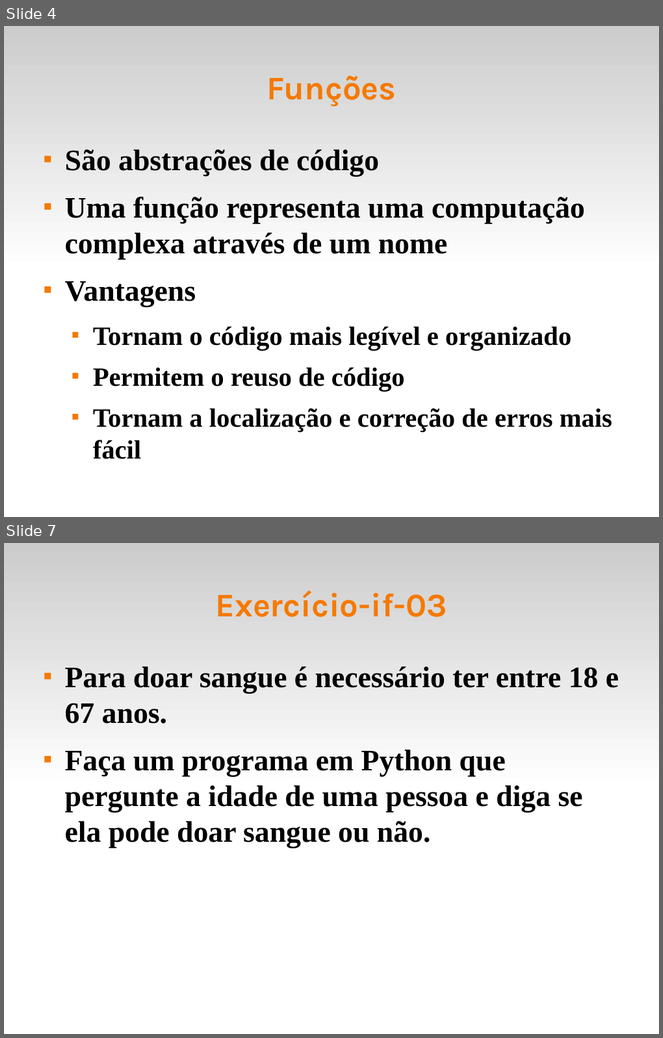
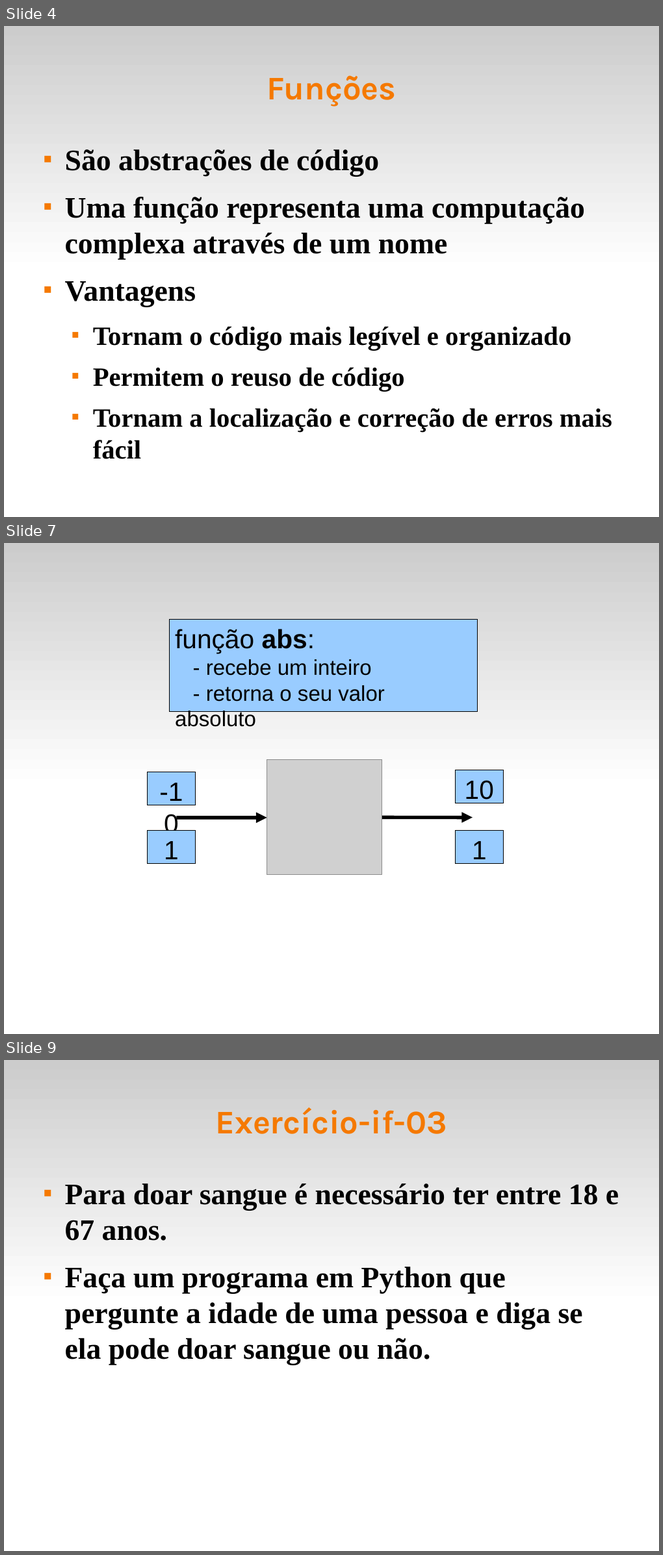
Before and after one commit to fsantanna-uerj/IPD, a slide deck: slides/ipd-06-funs.odp. Shown one above the other, each under a label of ours: slides 4 and 7 before the commit, slides 4, 7 and 9 after it; the slides between them are not shown. The pictures are 663x1038 and 663x1555 pixels, drawn with LibreOffice and Linux fonts; fonts in the diff are those of the drawing; grey boxes stand for pictures. Boxes give left, top, right and bottom in pixels: in the first picture for what was removed or moved away, otherwise in the second. Text is boxed around its words. In the diff, an @@ line names an element or a change of style, - is before the commit and + after.

```diff
--- a/slides/ipd-06-funs.odp
+++ b/slides/ipd-06-funs.odp
@@ slide 7 added at box(4, 543, 659, 1034), background #FFFFFF; not listed: 1 template element that a slide beside it also shows @@
@@ freeform shape added at box(169, 619, 477, 711), fill #99CCFF, outline #000000 0 pt, 26 pt, text #000000 @@
+função abs:
+- recebe um inteiro
+- retorna o seu valor absoluto
@@ freeform shape added at box(147, 772, 196, 805), fill #99CCFF, outline #000000 0 pt, 32 pt, text #000000 @@
+-10
@@ picture added at box(267, 759, 382, 875) @@
@@ freeform shape added at box(455, 770, 503, 804), fill #99CCFF, outline #000000 0 pt, 32 pt, text #000000 @@
+10
@@ freeform shape added at box(147, 831, 196, 864), fill #99CCFF, outline #000000 0 pt, 32 pt, text #000000 @@
+1
@@ arrow added from (176, 818) to (267, 818), #000000 4.31 pt @@
@@ arrow added from (382, 818) to (473, 818), #000000 4.31 pt @@
@@ freeform shape added at box(455, 831, 503, 864), fill #99CCFF, outline #000000 0 pt, 32 pt, text #000000 @@
+1
@@ what was slide 7 is now slide 9 @@
```
Also in this commit, not shown: 2 slides changed, 2 other slides added, 5 other files.
